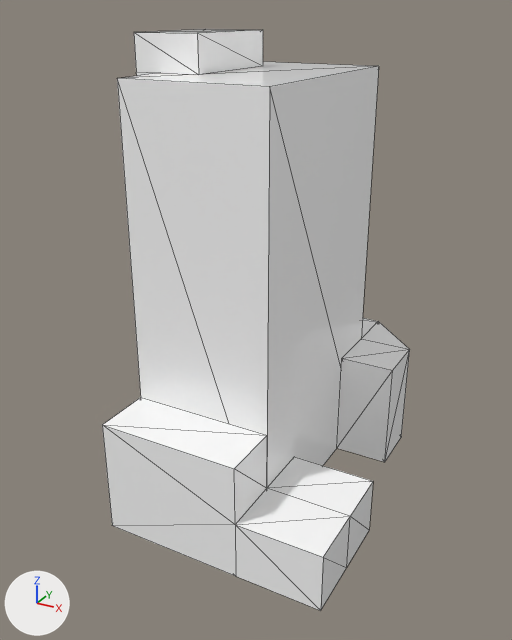
Two versions of the glTF model models/SaeBit.glb, one commit apart.
Rendered twice from a camera (50 mm lens) standing at (37.5, -72.0, 56.3) and looking at (-0.1, -3.6, 22.1). Every picture has the same lights, and +X, +Y and +Z are marked at lower left. Mesh edges are drawn as thin lines. Where no turn or scale is listed for an object, it has been applied to the vertices. Vertices at the same position are counted once.
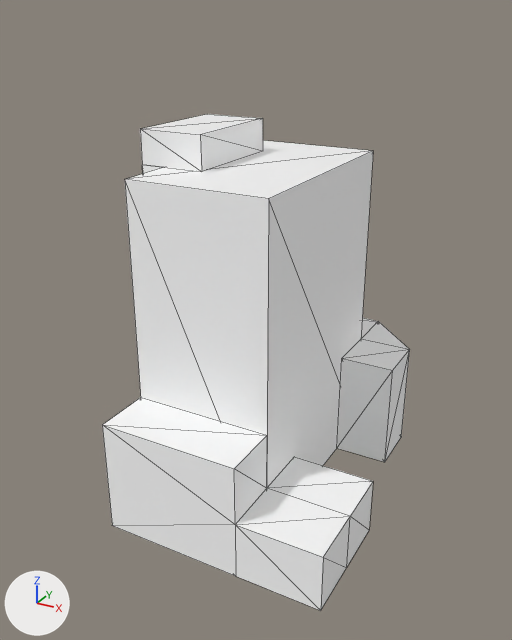
Commit message: 새빛관 모델 material / height 조정

Pixel boxes (x1, y1, x2, y2) of what changed, in the pictures (512 x 640 px; the box of a moved part takes in the faces that stretch with it):
'Cube', reshaped (14% shorter): before (102, 62, 410, 611); after (102, 140, 410, 611)
'Cube.001', reshaped (26% taller): before (134, 29, 263, 75); after (140, 114, 263, 172)
part 1 of me_cube, moved or reshaped: before (117, 62, 379, 485); after (125, 140, 373, 485)

Diff of the bpy script that builds the scene:
```diff
--- a/models/SaeBit.glb.py
+++ b/models/SaeBit.glb.py
@@ mat_buildingdefaultmaterial @@
+mat_buildingdefaultmaterial = principled_material('BuildingDefaultMaterial')
+mat_buildingdefaultmaterial.base_color = (1.0, 1.0, 1.0)  # white #ffffff
+mat_buildingdefaultmaterial.metallic = 1.0
+mat_buildingdefaultmaterial.roughness = 1.0
@@ me_cube @@
 me_cube.from_pydata(...)  # 53 vertices, 81 faces; spans x -13.0..17.0, y -21.0..21.0, z -9.0..41.0
 # used by ob_cube; location = (0.0, 0.0, 9.0)
 # before: 0 (7.0, 14.0, 41.0) at pixel (378, 66), 2 (7.0, -14.0, 41.0) at pixel (269, 86), 4 (-10.0, 14.0, 41.0), 6 (-10.0, -14.0, 41.0) at pixel (117, 78), 12 (-10.0, 7.0, 41.0)
 # before: 13 (-10.0, -7.0, 41.0) at pixel (158, 73), 14 (-13.0, 7.0, 41.0), 15 (-13.0, -7.0, 41.0) at pixel (136, 72)
-me_cube.materials.append(mat_material)  # white #ffffff
+# me_cube part 1
+for i in [0, 2, 4, 6, *range(12, 16)]: me_cube.vertices[i].co += Vector((0.0, 0.0, -10.0))
+me_cube.materials.append(mat_buildingdefaultmaterial)  # white #ffffff
@@ me_cube_001 @@
 # used by ob_cube_001; location = (-6.0, 0.0, 43.5)
-me_cube_001.from_pydata(...)  # 8 vertices, 12 faces; spans x -7.0..1.0, y -7.0..7.0, z 6.51..10.49
-me_cube_001.materials.append(mat_material)  # white #ffffff
+me_cube_001.from_pydata(...)  # 8 vertices, 12 faces; spans x -7.0..1.0, y -7.0..7.0, z -3.49..0.49
+# me_cube_001 part 2: the whole mesh is rebuilt
+me_cube_001.materials.append(mat_buildingdefaultmaterial)  # white #ffffff
```
